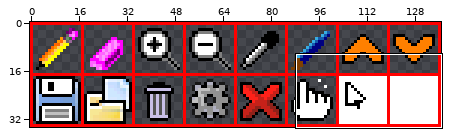
Two versions of one sprite sheet, src/troid/resource/sprites/editor.png. The picture above shows the old version from afar; the outline marks the close-up.
Close-up. As it was:
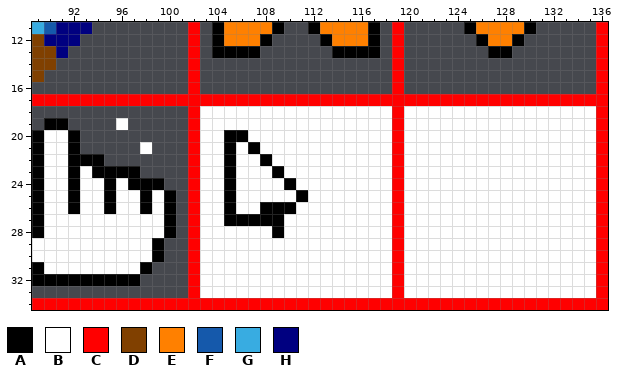
The file is 137x35 pixels. Colours within 5 levels of each other are drawn and written as one. Shown: x 89..136, y 11..34.
Palette (. is transparent): A #000000  B #ffffff  C #ff0000  D #804000  E #ff8000  F #1559ab  G #38ace1  H #000080
Pixels before, first column x 89:
11 GFHHH........C.AEEEEA..AEEEEA.C.....AEEEEA.....C
12 DHHH.........C.AEEEA....AEEEA.C......AEEA......C
13 DDH..........C.AAAA......AAAA.C.......AA.......C
14 DD...........C................C................C
15 D............C................C................C
16 .............C................C................C
17 CCCCCCCCCCCCCCCCCCCCCCCCCCCCCCCCCCCCCCCCCCCCCCCC
18 .............CBBBBBBBBBBBBBBBBCBBBBBBBBBBBBBBBBC
19 .AA....B.....CBBBBBBBBBBBBBBBBCBBBBBBBBBBBBBBBBC
20 ABBA.........CBBAABBBBBBBBBBBBCBBBBBBBBBBBBBBBBC
21 ABBA.....B...CBBABABBBBBBBBBBBCBBBBBBBBBBBBBBBBC
22 ABBAAA.......CBBABBABBBBBBBBBBCBBBBBBBBBBBBBBBBC
23 ABBABAAAA....CBBABBBABBBBBBBBBCBBBBBBBBBBBBBBBBC
24 ABBABBABAAA..CBBABBBBABBBBBBBBCBBBBBBBBBBBBBBBBC
25 ABBABBABBABA.CBBABBBBBABBBBBBBCBBBBBBBBBBBBBBBBC
26 ABBABBABBABA.CBBABBAAABBBBBBBBCBBBBBBBBBBBBBBBBC
27 ABBBBBBBBBBA.CBBAAAAABBBBBBBBBCBBBBBBBBBBBBBBBBC
28 ABBBBBBBBBBA.CBBBBBBABBBBBBBBBCBBBBBBBBBBBBBBBBC
29 BBBBBBBBBBA..CBBBBBBBBBBBBBBBBCBBBBBBBBBBBBBBBBC
30 BBBBBBBBBBA..CBBBBBBBBBBBBBBBBCBBBBBBBBBBBBBBBBC
31 ABBBBBBBBA...CBBBBBBBBBBBBBBBBCBBBBBBBBBBBBBBBBC
32 AAAAAAAAA....CBBBBBBBBBBBBBBBBCBBBBBBBBBBBBBBBBC
33 .............CBBBBBBBBBBBBBBBBCBBBBBBBBBBBBBBBBC
34 CCCCCCCCCCCCCCCCCCCCCCCCCCCCCCCCCCCCCCCCCCCCCCCC
After the commit:
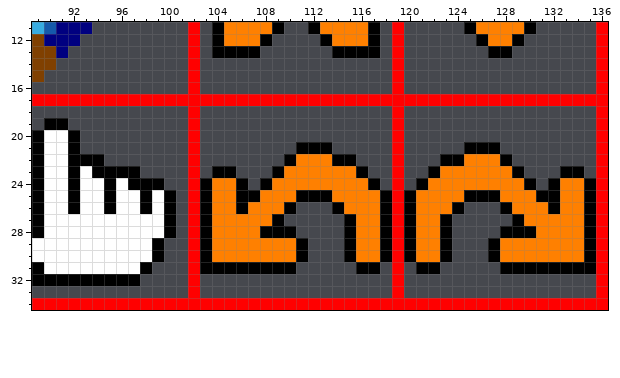
Change:
Colour A replaces colour B in row 21 at x 111 to 113 and 125 to 127; in row 22 at x 110, 114 to 115, 123 to 124 and 128; in row 23 at x 104, 116, 122, 129 and 133 to 134; in row 24 at x 103, 106, 108, 117, 121, 130, 132 and 135; in row 25 at x 103, 106 to 107, 112 to 113, 118, 120, 125 to 127, 131 to 132 and 135; in row 26 at x 103, 106, 114, 118, 120, 124, 128, 132 and 135.
Colour A replaces colour B in row 27 at x 103, 115, 118, 120, 123, 129 and 135; in row 28 at x 103, 108, 110, 115, 118, 120, 123, 128 to 130 and 135; in rows 29 to 30 at x 103, 111, 115, 118, 120, 123, 127 and 135; in row 31 at x 103 to 110, 116 to 117, 121 to 122 and 128 to 135.
Colour E replaces colour A in row 24 at x 105 and 110; in row 25 at x 105; in row 26 at x 105 and 108 to 109; in row 27 at x 105 to 108.
Colour E replaces colour B in row 22 at x 111 to 113 and 125 to 127; in row 23 at x 110 to 115 and 123 to 128; in row 24 at x 104, 109, 111 to 116, 122 to 129 and 133 to 134; in row 25 at x 104, 108 to 110, 114 to 117, 121 to 124, 128 to 130 and 133 to 134; in row 26 at x 104, 107, 115 to 117, 121 to 123, 129 to 131 and 133 to 134; in row 27 at x 104, 116 to 117, 121 to 122 and 130 to 134.
Colour E replaces colour B in row 28 at x 104 to 107, 116 to 117, 121 to 122 and 131 to 134; in rows 29 to 30 at x 104 to 110, 116 to 117, 121 to 122 and 128 to 134.
Colour A is gone in row 20 at x 105 to 106; in row 21 at x 105 and 107; in row 22 at x 105 and 108.
Colour B is gone in row 18 at x 103 to 118 and 120 to 135; in row 19 at x 96, 103 to 118 and 120 to 135; in row 20 at x 103 to 104, 107 to 118 and 120 to 135; in row 21 at x 98, 103 to 104, 106, 108 to 110, 114 to 118, 120 to 124 and 128 to 135; in row 22 at x 103 to 104, 106 to 107, 109, 116 to 118, 120 to 122 and 129 to 135; in row 23 at x 103, 106 to 108, 117 to 118, 120 to 121, 130 to 132 and 135.
Colour B is gone in row 24 at x 107, 118, 120 and 131; in row 26 at x 111 to 113 and 125 to 127; in row 27 at x 110 to 114 and 124 to 128; in row 28 at x 111 to 114 and 124 to 127; in rows 29 to 30 at x 112 to 114 and 124 to 126; in row 31 at x 111 to 115, 118, 120 and 123 to 127.
Colour B is gone in rows 32 to 33 at x 103 to 118 and 120 to 135.
Pixel boxes of the changes (left, top, right, bottom) in both close-ups:
changed: (116, 106, 596, 298)
